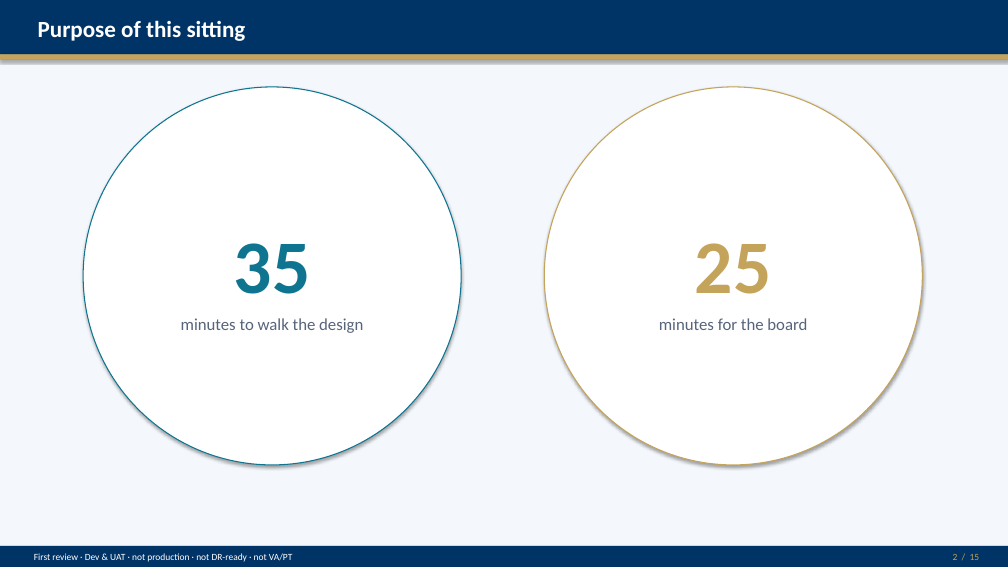
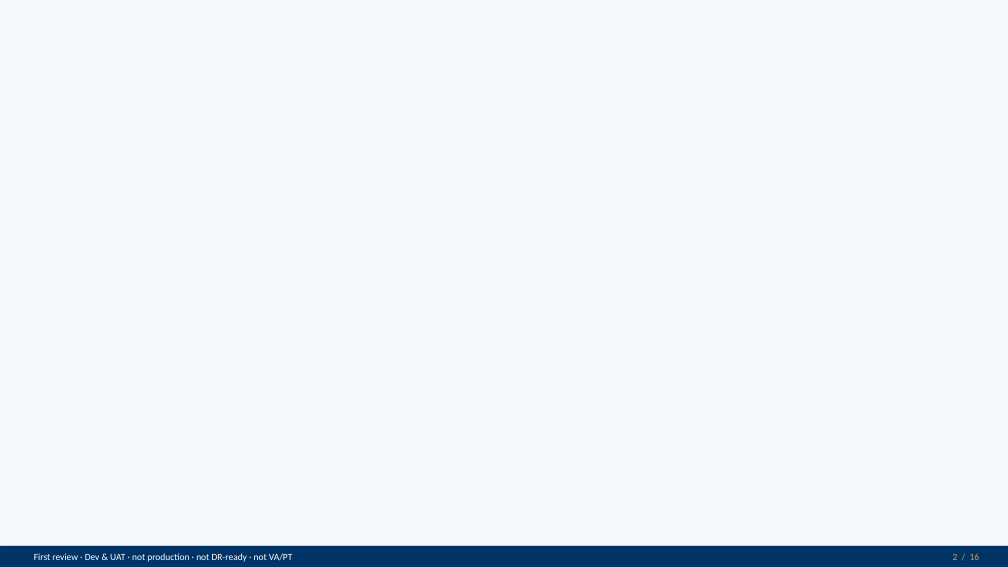
Before and after one commit to Mahesh38/bank-insurance-platform, a slide deck: slide 2 of docs/architecture/arb-prerequisites/exports/AU-NIP-R0-ARB-First-Review-DEV-UAT-2026-09-14.pptx. Drawn at 1008x567 pixels with LibreOffice and Linux fonts; fonts in the diff are those of the drawing; background and template pictures are left out; a plain dark background stands for a picture behind light text. Boxes give left, top, right and bottom in pixels: in the first picture for what was removed or moved away, otherwise in the second. Text is boxed around its words. In the diff, an @@ line names an element or a change of style, - is before the commit and + after.

```diff
--- a/docs/architecture/arb-prerequisites/exports/AU-NIP-R0-ARB-First-Review-DEV-UAT-2026-09-14.pptx
+++ b/docs/architecture/arb-prerequisites/exports/AU-NIP-R0-ARB-First-Review-DEV-UAT-2026-09-14.pptx
@@ background #FFFFFF to picture (left out) @@
@@ rectangle removed at (0,0,1008,54) @@
@@ text removed at (38,20,246,41) @@
-Purpose of this sitting
@@ rectangle removed at (0,54,1008,60) @@
@@ ellipse removed at (83,87,461,465) @@
-35
-minutes to walk the design
@@ ellipse removed at (544,87,923,465) @@
-25
-minutes for the board
```
Also in this commit, not shown: 12 other slides changed, 3 slides added, 2 slides removed, 10 other files.
